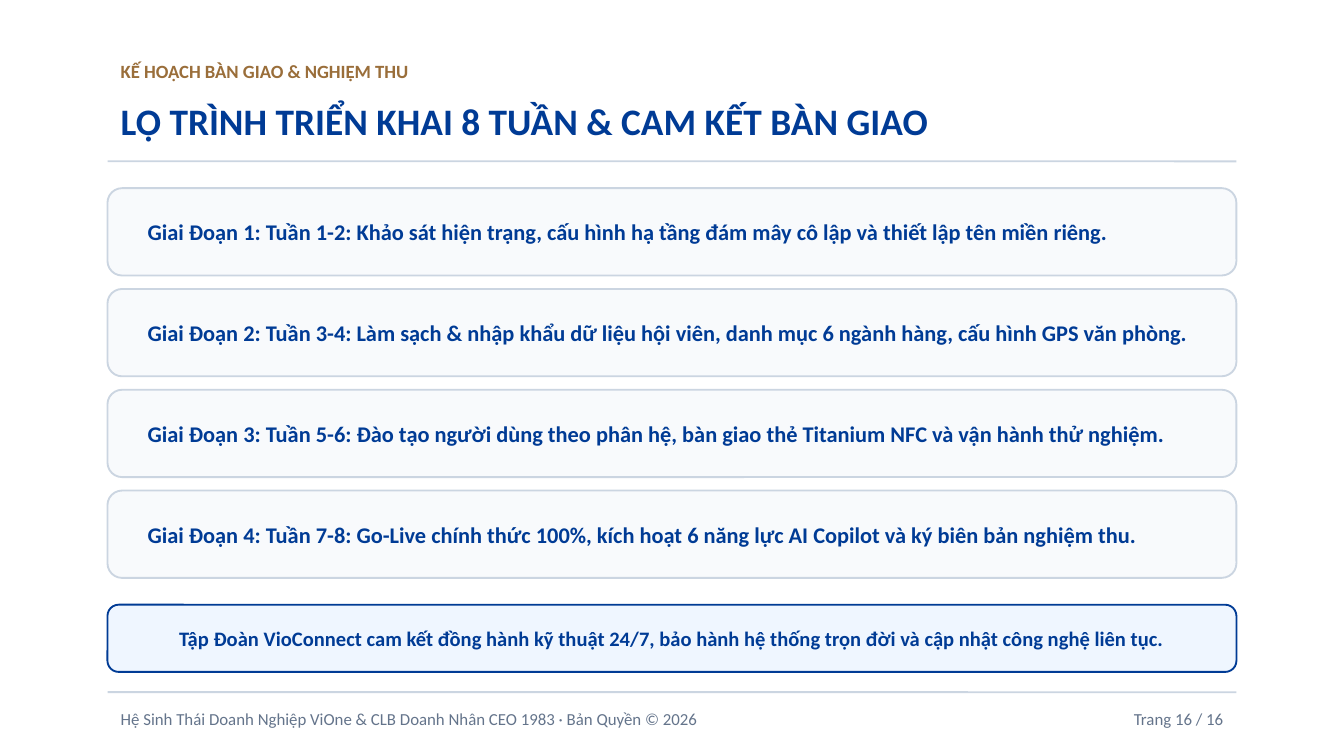
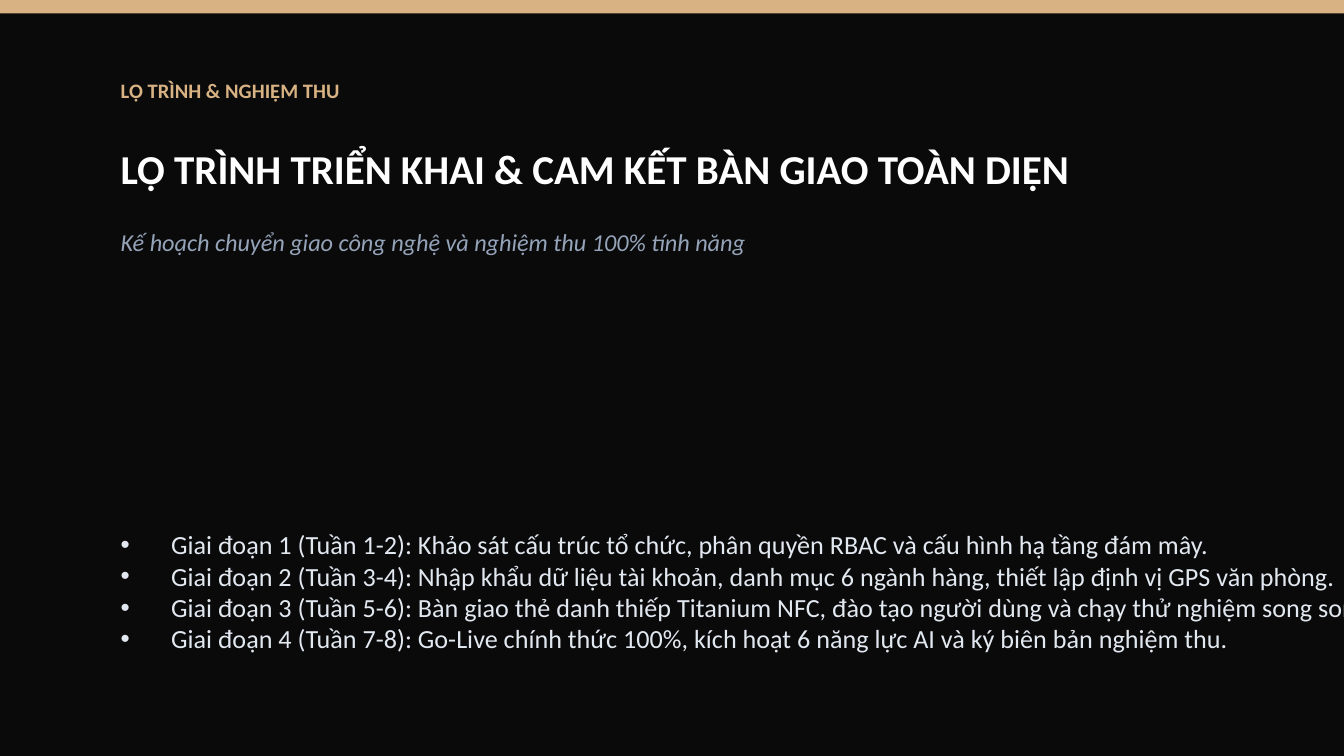
Before and after one commit to viconnect-product-team/vione_crm, a slide deck: slide 7 of document/SLIDE_THUYET_TRINH_HE_SINH_THAI_VIONE_TOAN_DIEN.pptx (slide 16 before the commit). Drawn at 1344x756 pixels with LibreOffice and Linux fonts; fonts in the diff are those of the drawing. Boxes give left, top, right and bottom in pixels: in the first picture for what was removed or moved away, otherwise in the second. Text is boxed around its words. In the diff, an @@ line names an element or a change of style, - is before the commit and + after.

```diff
--- a/document/SLIDE_THUYET_TRINH_HE_SINH_THAI_VIONE_TOAN_DIEN.pptx
+++ b/document/SLIDE_THUYET_TRINH_HE_SINH_THAI_VIONE_TOAN_DIEN.pptx
@@ background #FFFFFF to #0A0A0B @@
@@ rectangle added at [0,0,1344,13], fill #D8B282 @@
@@ text removed at [121,62,408,82] @@
-KẾ HOẠCH BÀN GIAO & NGHIỆM THU
@@ text added at [121,81,340,102], 11 pt, text #D8B282, bold @@
+LỘ TRÌNH & NGHIỆM THU
@@ line removed from (108, 161) to (1236, 161) @@
@@ text at [121,150,1069,191]: text changed; size 20 to 22 pt; text colour #003B95 to #FFFFFF @@
-LỘ TRÌNH TRIỂN KHAI 8 TUẦN & CAM KẾT BÀN GIAO
+LỘ TRÌNH TRIỂN KHAI & CAM KẾT BÀN GIAO TOÀN DIỆN
@@ rounded rectangle removed at [108,188,1236,276] @@
@@ text added at [121,232,745,255], 13 pt, text #94A3B8, italic @@
+Kế hoạch chuyển giao công nghệ và nghiệm thu 100% tính năng
@@ text removed at [148,223,1107,244] @@
-Giai Đoạn 1: Tuần 1-2: Khảo sát hiện trạng, cấu hình hạ tầng đám mây cô lập và thiết lập tên miền riêng.
@@ rounded rectangle removed at [108,289,1236,376] @@
@@ text removed at [148,323,1187,345] @@
-Giai Đoạn 2: Tuần 3-4: Làm sạch & nhập khẩu dữ liệu hội viên, danh mục 6 ngành hàng, cấu hình GPS văn phòng.
@@ rounded rectangle removed at [108,390,1236,477] @@
@@ text removed at [148,425,1164,446] @@
-Giai Đoạn 3: Tuần 5-6: Đào tạo người dùng theo phân hệ, bàn giao thẻ Titanium NFC và vận hành thử nghiệm.
@@ rounded rectangle removed at [108,491,1236,578] @@
@@ text removed at [148,526,1136,547] @@
-Giai Đoạn 4: Tuần 7-8: Go-Live chính thức 100%, kích hoạt 6 năng lực AI Copilot và ký biên bản nghiệm thu.
@@ text added at [171,533,1334,653], 14 pt, text #E2E8F0 @@
+• Giai đoạn 1 (Tuần 1-2): Khảo sát cấu trúc tổ chức, phân quyền RBAC và cấu hình hạ tầng đám mây.
+• Giai đoạn 2 (Tuần 3-4): Nhập khẩu dữ liệu tài khoản, danh mục 6 ngành hàng, thiết lập định vị GPS văn phòng.
+• Giai đoạn 3 (Tuần 5-6): Bàn giao thẻ danh thiếp Titanium NFC, đào tạo người dùng và chạy thử nghiệm song song.
+• Giai đoạn 4 (Tuần 7-8): Go-Live chính thức 100%, kích hoạt 6 năng lực AI và ký biên bản nghiệm thu.
@@ rounded rectangle removed at [108,605,1236,672] @@
@@ text removed at [179,630,1163,650] @@
-Tập Đoàn VioConnect cam kết đồng hành kỹ thuật 24/7, bảo hành hệ thống trọn đời và cập nhật công nghệ liên tục.
@@ line removed from (108, 692) to (1236, 692) @@
@@ text removed at [121,712,697,728] @@
-Hệ Sinh Thái Doanh Nghiệp ViOne & CLB Doanh Nhân CEO 1983 · Bản Quyền © 2026
@@ text removed at [1134,713,1223,728] @@
-Trang 16 / 16
```
Also in this commit, not shown: 6 slides added, 15 slides removed, 46 other files.
